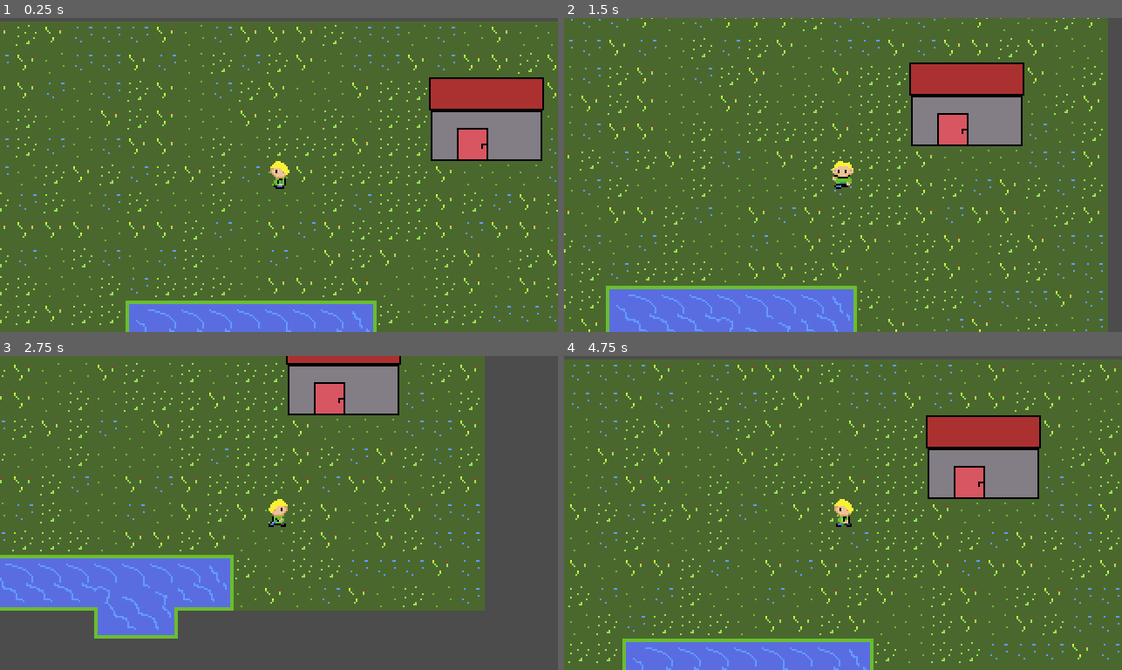
Above: before the commit, frames 1-4 (two rows, left to right).
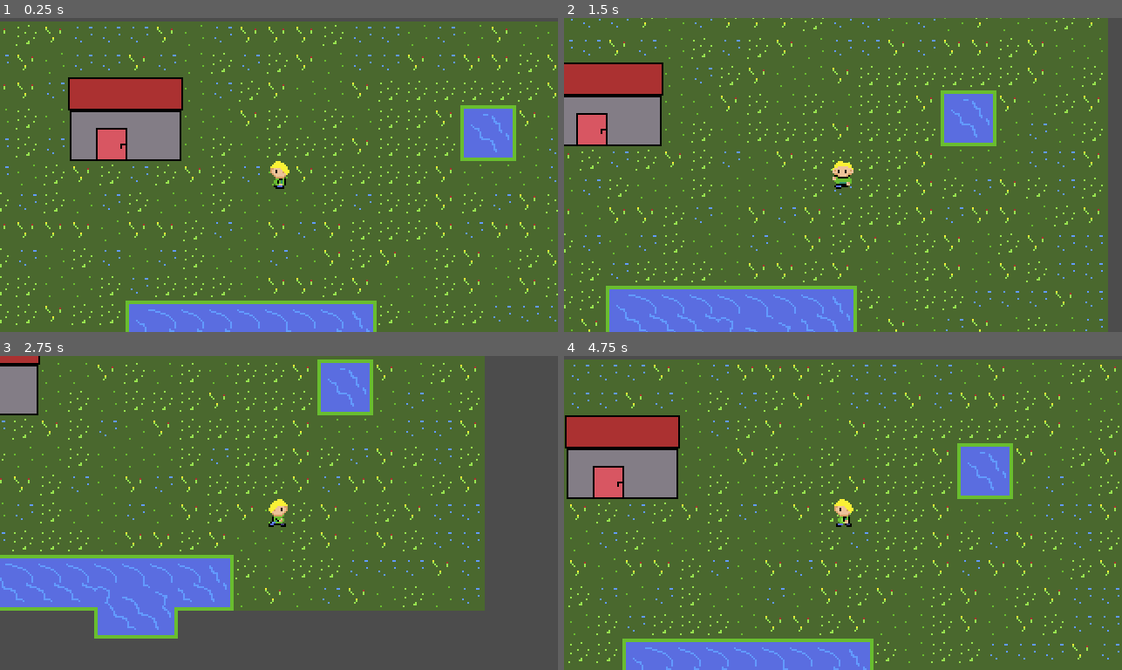
Above: after the commit, the same moments.

Repository: fkropfhamer/nomikop
Game: Godot game, scene res://SceneManager.tscn
Two runs of this game, one before a commit and one after it. Both use one fixed random seed, a clock stepped at 60 frames per second and the inputs below.
Inputs:
- Up to frame 1 (0.25 s): no input
- Up to frame 2 (1.5 s): tap Enter at 0.5 s; hold Right (ui_right) 0.53-1.28 s; hold Down (ui_down) from 1.28 s (still down)
- Up to frame 3 (2.75 s): release Down (ui_down) at 2.03 s; hold Right (ui_right) from 2.03 s (still down)
- Up to frame 4 (4.75 s): release Right (ui_right) at 2.78 s; hold Up (ui_up) 2.78-3.53 s; hold Left (ui_left) from 3.53 s (still down)

The runs differ from the first frame. In frame 1, 11% of the frame differs, in the area x 12-98%, y 18-46%; in frame 2, 10%; in frame 3, 5.1%; in frame 4, 11%.

Commit message:
added house interior. :D

Diff:
--- /dev/null
+++ b/Door.tscn
@@ -0,0 +1,16 @@
+[gd_scene load_steps=3 format=2]
+
+[ext_resource path="res://Door.gd" type="Script" id=1]
+
+[sub_resource type="RectangleShape2D" id=2]
+extents = Vector2( 8, 8 )
+
+[node name="Door" type="Area2D"]
+collision_layer = 8
+script = ExtResource( 1 )
+next_scene_path = "res://PlayerHome.tscn"
+
+[node name="CollisionShape2D" type="CollisionShape2D" parent="."]
+modulate = Color( 0.345098, 0.905882, 0.027451, 1 )
+position = Vector2( 8, 8 )
+shape = SubResource( 2 )
--- a/House.tscn
+++ b/House.tscn
@@ -1,13 +1,10 @@
-[gd_scene load_steps=5 format=2]
+[gd_scene load_steps=4 format=2]
 
 [ext_resource path="res://assets/buildings/house.png" type="Texture" id=1]
-[ext_resource path="res://Door.gd" type="Script" id=2]
+[ext_resource path="res://Door.tscn" type="PackedScene" id=2]
 
 [sub_resource type="RectangleShape2D" id=1]
 extents = Vector2( 32, 24 )
-
-[sub_resource type="RectangleShape2D" id=2]
-extents = Vector2( 8, 9 )
 
 [node name="House" type="StaticBody2D"]
 
@@ -20,11 +17,5 @@
 position = Vector2( 32, 24 )
 shape = SubResource( 1 )
 
-[node name="Door" type="Area2D" parent="."]
-collision_layer = 8
-script = ExtResource( 2 )
-next_scene_path = "res://PlayerHome.tscn"
-
-[node name="CollisionShape2D" type="CollisionShape2D" parent="Door"]
-position = Vector2( 24, 39 )
-shape = SubResource( 2 )
+[node name="Door" parent="." instance=ExtResource( 2 )]
+position = Vector2( 16, 32 )
--- a/Player.gd
+++ b/Player.gd
@@ -78,7 +78,7 @@
 			is_moving = false
 			is_input_stopped = true
 			emit_signal("player_entered_door_signal")
-			$Camera2D.clear_current()
+			#$Camera2D.clear_current()
 
 		else:
 			position = initial_position + (input_direction * TILE_SIZE * percent_moved_to_next_tile)
--- a/PlayerHome.tscn
+++ b/PlayerHome.tscn
@@ -1,7 +1,58 @@
-[gd_scene load_steps=2 format=2]
+[gd_scene load_steps=7 format=2]
 
 [ext_resource path="res://Player.tscn" type="PackedScene" id=1]
+[ext_resource path="res://Door.tscn" type="PackedScene" id=2]
+[ext_resource path="res://assets/buildings/interiors/player_home.png" type="Texture" id=3]
+[ext_resource path="res://assets/buildings/interiors/door_matt.png" type="Texture" id=4]
+
+[sub_resource type="RectangleShape2D" id=1]
+extents = Vector2( 4, 72 )
+
+[sub_resource type="RectangleShape2D" id=2]
+extents = Vector2( 96, 4 )
 
 [node name="PlayerHome" type="Node2D"]
 
+[node name="Floor" type="TextureRect" parent="."]
+margin_left = -152.0
+margin_top = -80.0
+margin_right = 98.0
+margin_bottom = 170.0
+texture = ExtResource( 3 )
+__meta__ = {
+"_edit_use_anchors_": false
+}
+
+[node name="Matt" type="TextureRect" parent="."]
+margin_left = -80.0
+margin_top = 48.0
+margin_right = -30.0
+margin_bottom = 98.0
+texture = ExtResource( 4 )
+__meta__ = {
+"_edit_use_anchors_": false
+}
+
 [node name="Player" parent="." instance=ExtResource( 1 )]
+
+[node name="Door" parent="." instance=ExtResource( 2 )]
+position = Vector2( -64, 64 )
+next_scene_path = "res://Town.tscn"
+
+[node name="StaticBody2D" type="StaticBody2D" parent="."]
+
+[node name="CollisionShape2D" type="CollisionShape2D" parent="StaticBody2D"]
+position = Vector2( -156, -8 )
+shape = SubResource( 1 )
+
+[node name="CollisionShape2D2" type="CollisionShape2D" parent="StaticBody2D"]
+position = Vector2( 44, -8 )
+shape = SubResource( 1 )
+
+[node name="CollisionShape2D3" type="CollisionShape2D" parent="StaticBody2D"]
+position = Vector2( -56, 68 )
+shape = SubResource( 2 )
+
+[node name="CollisionShape2D4" type="CollisionShape2D" parent="StaticBody2D"]
+position = Vector2( -56, -84 )
+shape = SubResource( 2 )
--- a/SceneManager.tscn
+++ b/SceneManager.tscn
@@ -10,9 +10,10 @@
 
 [node name="Town" parent="CurrentScene" instance=ExtResource( 1 )]
 
-[node name="ScreenTransition" type="CanvasModulate" parent="."]
+[node name="ScreenTransition" type="CanvasLayer" parent="."]
 
 [node name="ColorRect" type="ColorRect" parent="ScreenTransition"]
+visible = false
 anchor_right = 1.0
 anchor_bottom = 1.0
 color = Color( 0, 0, 0, 1 )
--- a/Town.tscn
+++ b/Town.tscn
@@ -166,9 +166,9 @@
 tile_set = SubResource( 1 )
 cell_size = Vector2( 16, 16 )
 format = 1
-tile_data = PoolIntArray( -262154, 0, 65536, -262153, 0, 0,  …(1512 unchanged characters)… -131067, 0, 0, -131066, 0, 65536, -131063, 0, 65536, -131062, 0, 131072, -131061, 0, 0, -131060, 0, 65536, -10, 0, 196608, -9, 0, 0, -8, 0, 196608, -7, 0, 131072, -6, 0, 196608, -5, 0, 65536, -4, 0, 65536, -3, 0, 131072, -2, 0, 0, -1, 0, 131072, -65536, 0, 0, -65535, 0, 0, -65534, 0, 0, -65533, 0, 65536, -65532, 0, 0, -65531, 0, 0, -65530, 0, 0, -65527, 0, 131072, -65526, 0, 196608,  …(2820 unchanged characters)…
+tile_data = PoolIntArray( -262154, 0, 65536, -262153, 0, 0,  …(1512 unchanged characters)… -131067, 0, 0, -131066, 0, 65536, -131065, 1, 0, -131064, 1, 2, -131063, 0, 65536, -131062, 0, 131072, -131061, 0, 0, -131060, 0, 65536, -10, 0, 196608, -9, 0, 0, -8, 0, 196608, -7, 0, 131072, -6, 0, 196608, -5, 0, 65536, -4, 0, 65536, -3, 0, 131072, -2, 0, 0, -1, 0, 131072, -65536, 0, 0, -65535, 0, 0, -65534, 0, 0, -65533, 0, 65536, -65532, 0, 0, -65531, 0, 0, -65530, 0, 0, -65529, 1, 131072, -65528, 1, 131074, -65527, 0, 131072, -65526, 0, 196608,  …(2820 unchanged characters)…
 
 [node name="Player" parent="." instance=ExtResource( 1 )]
 
 [node name="House" parent="." instance=ExtResource( 4 )]
-position = Vector2( 95, -48 )
+position = Vector2( -112, -48 )
Binary file added: assets/buildings/interiors/door_matt.png
Not shown, added: assets/buildings/interiors/door_matt.png.import
Binary file added: assets/buildings/interiors/player_home.png
Not shown, added: assets/buildings/interiors/player_home.png.import
